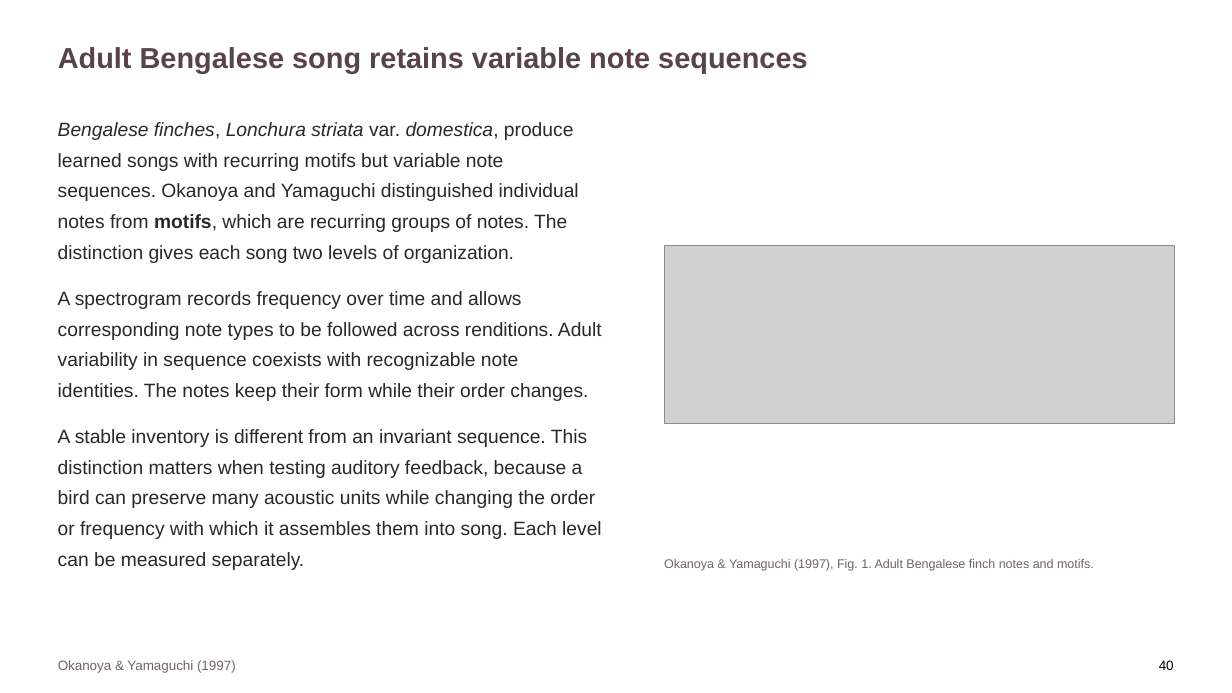
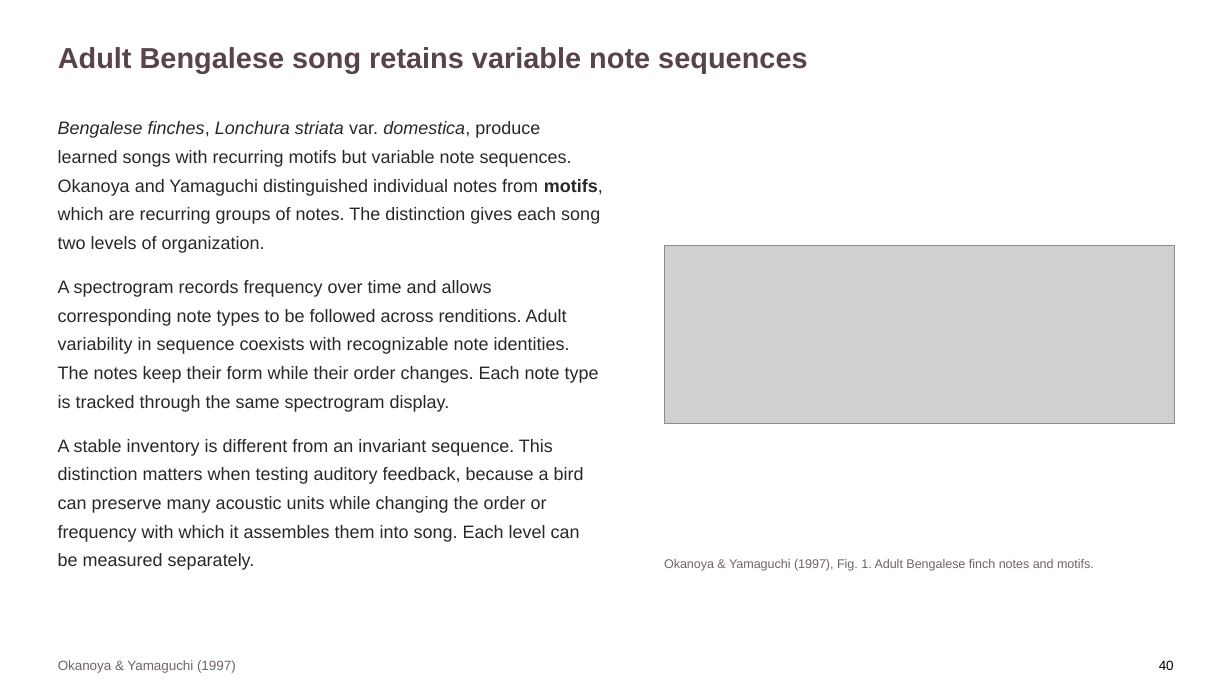
Before and after one commit to jordanxxlopez/NEUROETHOLOGY, a slide deck: slide 53 of scaffolded/Neuroethology_Lecture33_FA2026_SCAFFOLDED.pptx. Drawn at 1232x693 pixels with LibreOffice and Linux fonts; fonts in the diff are those of the drawing; grey boxes stand for pictures. Boxes give left, top, right and bottom in pixels: in the first picture for what was removed or moved away, otherwise in the second. Text is boxed around its words. In the diff, an @@ line names an element or a change of style, - is before the commit and + after.

```diff
--- a/scaffolded/Neuroethology_Lecture33_FA2026_SCAFFOLDED.pptx
+++ b/scaffolded/Neuroethology_Lecture33_FA2026_SCAFFOLDED.pptx
@@ text at box(58, 121, 603, 570): size 15 to 14 pt in "Bengalese finches, Lonchura striata var. domestica, produce ...", "A stable inventory is different from an ..." @@
@@ text at box(58, 280, 599, 412): text changed; size 15 to 14 pt @@
-A spectrogram records frequency over time and allows corresponding note types to be followed across renditions. Adult variability in sequence coexists with recognizable note identities. The notes keep their form while their order changes.
+A spectrogram records frequency over time and allows corresponding note types to be followed across renditions. Adult variability in sequence coexists with recognizable note identities. The notes keep their form while their order changes. Each note type is tracked through the same spectrogram display.
```
Also in this commit, not shown: 46 other slides changed, 6 other files.
